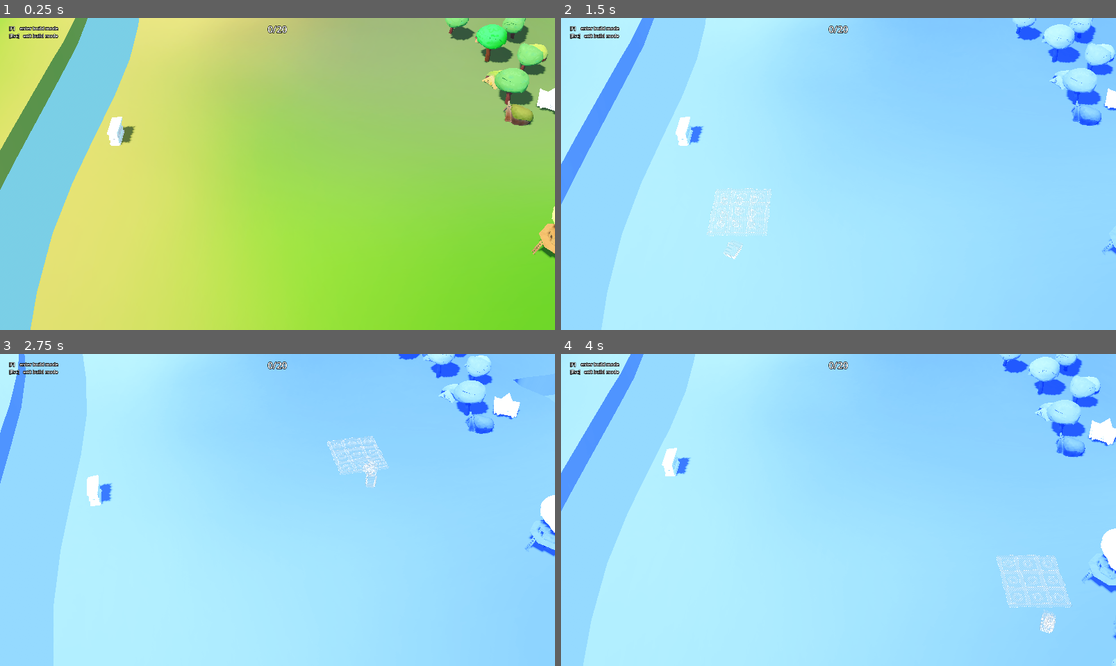
Above: before the commit, frames 1-4 (two rows, left to right).
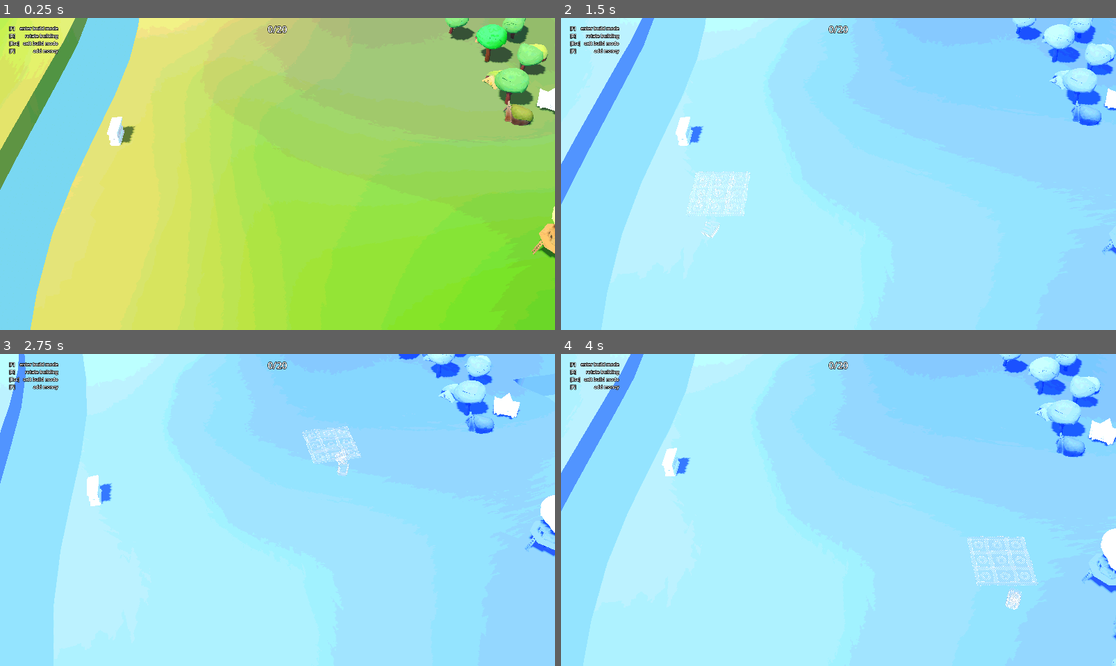
Above: after the commit, the same moments.

Repository: Baizard-13/Racoonomics
Game: Godot game, scene res://Location/location.tscn
Two runs of this game, one before a commit and one after it. Both use one fixed random seed, a clock stepped at 60 frames per second and the inputs below.
Inputs (mouse positions are in pixels of both pictures, inside the frame that each line leads up to):
- Up to frame 1 (0.25 s): no input
- Up to frame 2 (1.5 s): tap Enter at 0.5 s; move the mouse to (960, 158) at 0.52 s; hold F (bm_enter) 0.53-1.28 s; tap A (a) at 0.6 s; move the mouse to (727, 189) at 1.27 s; tap F (bm_enter) at 1.35 s
- Up to frame 3 (2.75 s): tap D (d) at 1.55, 2.1 s; move the mouse to (333, 441) at 2.02 s; tap E (e) at 2.3 s
- Up to frame 4 (4 s): move the mouse to (810, 572) at 2.77 s; tap E (e) at 2.85 s; tap Q (q) at 3.05, 3.6 s; move the mouse to (1005, 556) at 3.52 s; tap S (s) at 3.8 s

The runs differ from the first frame. In frame 1, 0.3% of the frame differs, in the area x 1-11%, y 4-12%; in frame 2, 1.3%; in frame 3, 1.3%; in frame 4, 1.8%, in the area x 1-93%, y 4-90%.

Commit message:
make buildings rotatable

Diff:
--- a/Grid/scenes/grid_region.tscn
+++ b/Grid/scenes/grid_region.tscn
@@ -112,6 +112,7 @@
 
 [node name="GameGridView" type="MeshInstance3D" parent="." unique_id=955071552]
 transform = Transform3D(1, 0, 0, 0, 1, 0, 0, 0, 1, 0, 1.5, 0)
+visible = false
 material_override = SubResource("ShaderMaterial_makip")
 mesh = SubResource("BoxMesh_yr08g")
 
--- a/Grid/scripts/building.gd
+++ b/Grid/scripts/building.gd
@@ -14,6 +14,7 @@
 @export var grid_size := 10.0 # for the sake of my sanity we will assume this is fixed
 @export var bound_vis_padding := 0.01
 @export var ports : Array[BuildingPort]
+@export var rotation_steps := 0
 @export var storage : Dictionary[StringName, ItemStorage]
 ## needed for material overrides, remember to NOT add MeshBoundsVisualizer to this list
 @export var meshes : Array[MeshInstance3D]
@@ -78,6 +79,23 @@
 		if mesh.material_override:
 			mesh.material_override.set_shader_parameter(property_name, value)
 
+func rotate_cell(cell: Vector2i, cell_rotation: int, dims: Vector2i) -> Vector2i:
+	match cell_rotation % 4:
+		0: return cell
+		1: return Vector2i(dims.y - 1 - cell.y, cell.x)
+		2: return Vector2i(dims.x - 1 - cell.x, dims.y - 1 - cell.y)
+		3: return Vector2i(cell.y, dims.x - 1 - cell.x)
+	return cell
+
+func rotate_facing(facing: BuildingPort.Facing, cell_rotation: int) -> BuildingPort.Facing:
+	return (facing + cell_rotation) % 4 as BuildingPort.Facing
+
+func rotate_dimensions(dims: Vector2i, cell_rotation: int) -> Vector2i:
+	if cell_rotation % 2 == 0:
+		return dims
+
+	return Vector2i(dims.y, dims.x)
+
 func _ready() -> void:
 	_rebuild_ports()
 	if !Engine.is_editor_hint():
@@ -104,6 +122,8 @@
 func update_position() -> void:
 	var grid := get_parent() as WorldGrid
 	position = grid.cell_to_world(origin_cell) + Vector3(dimensions.x * grid.cell_size.x * 0.5, 0, dimensions.y * grid.cell_size.y * 0.5)
+	rotation.y = -rotation_steps * PI * 0.5
+	ports_node.global_rotation.y = 0.0
 	reset_physics_interpolation()
 
 func _rebuild_ports():
--- a/Grid/scripts/grid_region.gd
+++ b/Grid/scripts/grid_region.gd
@@ -34,8 +34,8 @@
 		editor_visualizer.queue_free()
 		set_process(false)
 		_update_game_view()
-	else:
-		set_highlight_grid(true)
+	#else:
+		#set_highlight_grid(true)
 
 func _editor_snap_self_to_grid():
 	var grid := get_parent() as WorldGrid
--- a/Location/Location_Meshes/sm_tree_tree_2.tscn
+++ b/Location/Location_Meshes/sm_tree_tree_2.tscn
@@ -8,5 +8,5 @@
 
 [node name="SM_Tree_Tree_2" unique_id=553250805 instance=ExtResource("1_64e1p")]
 
-[node name="SM_Tree_Tree_2" parent="." index="0" unique_id=762046971]
+[node name="SM_Tree_Tree_2" parent="." index="0" unique_id=1204038480]
 surface_material_override/0 = SubResource("StandardMaterial3D_fb65a")
--- a/Location/location.tscn
+++ b/Location/location.tscn
@@ -233,7 +233,6 @@
 
 [node name="PostProcess" type="CanvasLayer" parent="." unique_id=1184871636]
 layer = -99
-visible = false
 
 [node name="ColorRect" type="ColorRect" parent="PostProcess" unique_id=1476978200]
 material = SubResource("ShaderMaterial_i1b54")
@@ -261,7 +260,9 @@
 offset_right = 189.0
 offset_bottom = 47.0
 text = "[F]    enter build mode
-[Esc]   exit build mode"
+[R]        rotate buliding
+[Esc]   exit build mode
+[P]               add money"
 label_settings = SubResource("LabelSettings_yx7wv")
 
 [node name="PostProcessQuad" type="MeshInstance3D" parent="BuildModeController" unique_id=1197606766]
--- a/project.godot
+++ b/project.godot
@@ -108,6 +108,11 @@
 "events": [Object(InputEventKey,"resource_local_to_scene":false,"resource_name":"","device":-1,"window_id":0,"alt_press …(192 unchanged characters)…
 ]
 }
+rotate_building={
+"deadzone": 0.2,
+"events": [Object(InputEventKey,"resource_local_to_scene":false,"resource_name":"","device":-1,"window_id":0,"alt_pressed":false,"shift_pressed":false,"ctrl_pressed":false,"meta_pressed":false,"pressed":false,"keycode":0,"physical_keycode":82,"key_label":0,"unicode":114,"location":0,"echo":false,"script":null)
+]
+}
 
 [physics]
 
--- a/scripts/build_mode_controller.gd
+++ b/scripts/build_mode_controller.gd
@@ -16,6 +16,7 @@
 
 var current_ghost : Building
 var current_grid_pos : Vector2i
+var current_rotation := 0
 
 #func _ready() -> void:
 	#enter_build_mode(_2X_2_TEST_BUILDING)
@@ -36,17 +37,23 @@
 
 func enter_build_mode(building_def: BuildingDefinition) -> void:
 	current_building = building_def
+	current_rotation = 0
+	_refresh_ghost()
+
+	edit_mode_transition.stop()
+	edit_mode_transition.play("enter")
+
+func _refresh_ghost() -> void:
 	if current_ghost:
 		current_ghost.queue_free()
 
-	current_ghost = building_def.get_building_instance()
+	current_ghost = current_building.get_building_instance(current_rotation)
+	current_ghost.origin_cell = current_grid_pos
 	current_ghost.set_material_override(building_ghost_material)
 	current_ghost.set_override_property("is_valid", true)
 	current_ghost.is_ghost = true
 
 	grid.add_child(current_ghost)
-	edit_mode_transition.stop()
-	edit_mode_transition.play("enter")
 
 func exit_build_mode() -> void:
 	current_building = null
@@ -67,13 +74,13 @@
 	var target := -ray_origin.y / ray_direction.y
 	var intersection := ray_origin + ray_direction * target
 
-	return grid.world_to_cell(intersection)
+	return grid.world_to_cell(intersection) - Vector2i((current_ghost.dimensions / 2.0).floor())
 
 func _try_place_building() -> void:
 	if !current_building or !current_ghost or !money_manager.check_cost(current_building.purchase_cost):
 		return
 
-	var placed_building = current_building.get_building_instance()
+	var placed_building = current_building.get_building_instance(current_rotation)
 	placed_building.origin_cell = current_grid_pos
 
 	if !grid.try_place_building(placed_building):
@@ -90,5 +97,9 @@
 
 	if event.is_action_pressed("place_building"):
 		_try_place_building()
+	if event.is_action_pressed("rotate_building"):
+		current_rotation = (current_rotation + 1) % 4
+		_refresh_ghost()
+		current_grid_pos = Vector2.ZERO
 	if event.is_action_pressed("bm_exit"):
 		exit_build_mode()
--- a/scripts/building_definition.gd
+++ b/scripts/building_definition.gd
@@ -16,10 +16,34 @@
 @export var purchase_cost: int = 0
 @export var upgrade_cost: int = 0
 
-func get_building_instance() -> Building:
+func get_building_instance(rotation: int = 0) -> Building:
 	var building = building_scene.instantiate() as Building
 	building.title = title
-	building.dimensions = dimensions
-	building.ports = ports
+	building.dimensions = rotate_dimensions(dimensions, rotation)
+	building.rotation_steps = rotation
 
+	var rotated_ports: Array[BuildingPort] = []
+	for port in ports:
+		var p = port.duplicate() as BuildingPort
+		p.cell_offset = rotate_cell(port.cell_offset, rotation, dimensions)
+		p.facing = rotate_facing(port.facing, rotation) as BuildingPort.Facing
+		rotated_ports.append(p)
+	building.ports = rotated_ports
 	return building
+
+func rotate_cell(cell: Vector2i, cell_rotation: int, dims: Vector2i) -> Vector2i:
+	match cell_rotation % 4:
+		0: return cell
+		1: return Vector2i(dims.y - 1 - cell.y, cell.x)
+		2: return Vector2i(dims.x - 1 - cell.x, dims.y - 1 - cell.y)
+		3: return Vector2i(cell.y, dims.x - 1 - cell.x)
+	return cell
+
+func rotate_facing(facing: BuildingPort.Facing, cell_rotation: int) -> BuildingPort.Facing:
+	return (facing + cell_rotation) % 4 as BuildingPort.Facing
+
+func rotate_dimensions(dims: Vector2i, cell_rotation: int) -> Vector2i:
+	if cell_rotation % 2 == 0:
+		return dims
+
+	return Vector2i(dims.y, dims.x)
--- a/scripts/location.gd
+++ b/scripts/location.gd
@@ -3,4 +3,4 @@
 @onready var world_grid: WorldGrid = $WorldGrid
 
 func _ready() -> void:
-	world_grid._occupy_rect(Rect2i(4, 0, 1, 2), name)
+	world_grid._occupy_rect(Rect2i(3, -1, 1, 2), name)
--- a/shaders/screen_pixelization.gdshader
+++ b/shaders/screen_pixelization.gdshader
@@ -6,10 +6,11 @@
 
 void fragment() {
 	vec2 screen_size = vec2(textureSize(SCREEN_TEXTURE, 0));
-	vec2 grid = screen_size / pixel_size;
 
-	vec2 pixelated_uv = floor(SCREEN_UV * grid) / grid;
-	vec3 color = texture(SCREEN_TEXTURE, pixelated_uv).rgb;
+	// personally i don't think either of these effects really fits this game and its art style and vfx as they are, but idk man maybe i'm just old and grumpy  - B.
+	//vec2 grid = screen_size / pixel_size;
+	//vec2 pixelated_uv = floor(SCREEN_UV * grid) / grid;
+	vec3 color = texture(SCREEN_TEXTURE, SCREEN_UV).rgb;
 	color = floor(color * color_levels) / (color_levels - 1.0);
 
 	COLOR.rgb = color;
